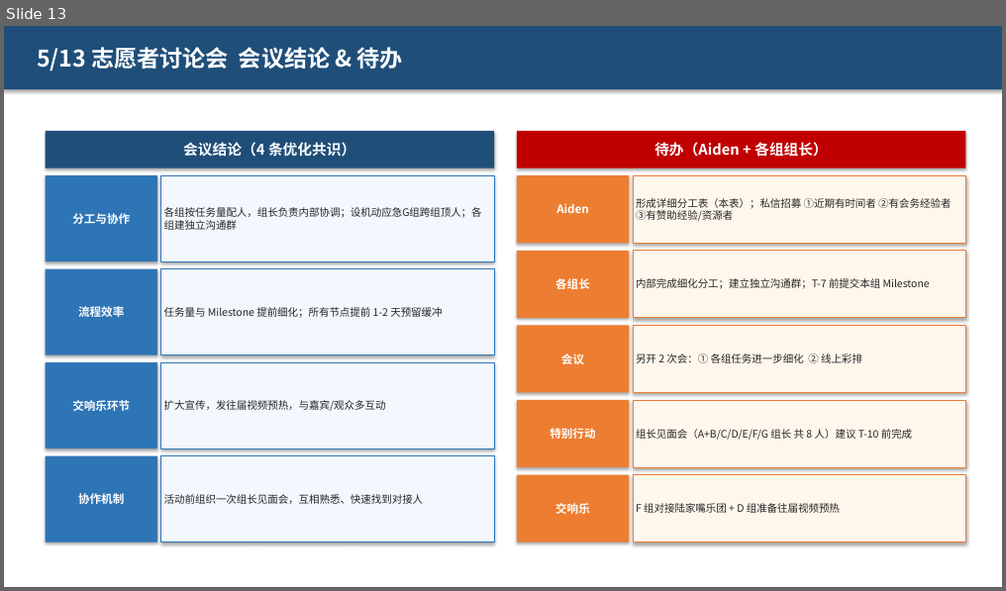
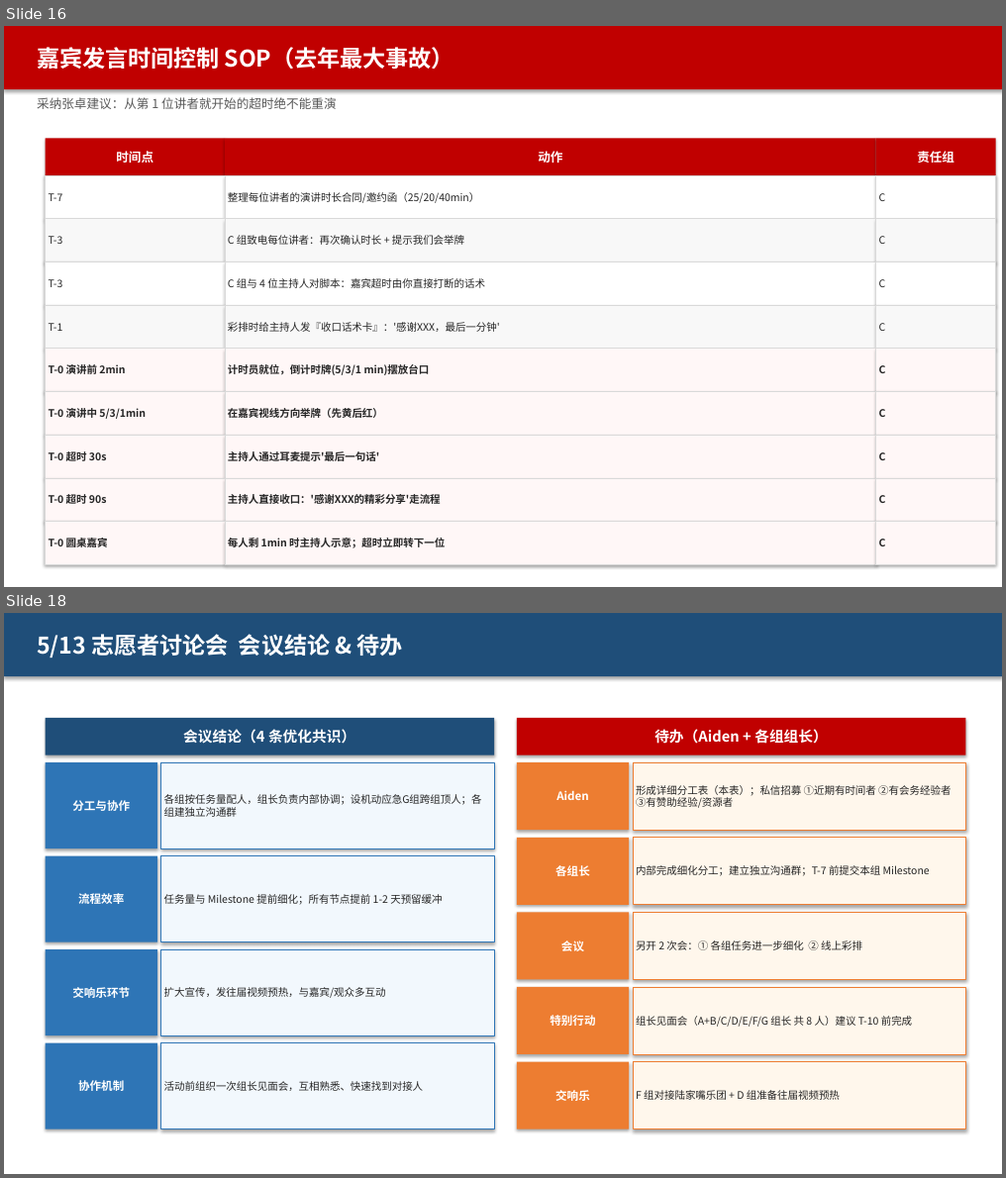
Before and after one commit to hujigang2010-maker/AIDEN, a slide deck: 2026峰会_志愿者分工方案.pptx. Shown one above the other, each under a label of ours: slide 13 before the commit, slides 16 and 18 after it; the slides between them are not shown. The pictures are 1006x591 and 1006x1178 pixels, drawn with LibreOffice and Linux fonts; fonts in the diff are those of the drawing. Boxes give left, top, right and bottom in pixels: in the first picture for what was removed or moved away, otherwise in the second. Text is boxed around its words. In the diff, an @@ line names an element or a change of style, - is before the commit and + after.

```diff
--- a/2026峰会_志愿者分工方案.pptx
+++ b/2026峰会_志愿者分工方案.pptx
@@ slide 16 added at [4, 26, 1002, 587], background #FFFFFF @@
@@ rectangle added at [4, 26, 1002, 89], fill #C00000 @@
@@ text added at [37, 47, 454, 69], 22 pt, text #FFFFFF, bold @@
+嘉宾发言时间控制 SOP（去年最大事故）
@@ text added at [37, 97, 336, 109], 12 pt, text #595959 @@
+采纳张卓建议：从第 1 位讲者就开始的超时绝不能重演
@@ rectangle added at [46, 138, 225, 175], fill #C00000, 12 pt, text #FFFFFF, bold @@
+时间点
@@ rectangle added at [225, 138, 876, 175], fill #C00000, 12 pt, text #FFFFFF, bold @@
+动作
@@ rectangle added at [876, 138, 996, 175], fill #C00000, 12 pt, text #FFFFFF, bold @@
+责任组
@@ rectangle added at [46, 175, 225, 219], fill #FFFFFF, outline #D9D9D9 0.75 pt, 10 pt, text #262626 @@
+T-7
@@ rectangle added at [225, 175, 876, 219], fill #FFFFFF, outline #D9D9D9 0.75 pt, 10 pt, text #262626 @@
+整理每位讲者的演讲时长合同/邀约函（25/20/40min）
@@ rectangle added at [876, 175, 996, 219], fill #FFFFFF, outline #D9D9D9 0.75 pt, 10 pt, text #262626 @@
+C
@@ rectangle added at [46, 219, 225, 263], fill #F8F8F8, outline #D9D9D9 0.75 pt, 10 pt, text #262626 @@
+T-3
@@ rectangle added at [225, 219, 876, 263], fill #F8F8F8, outline #D9D9D9 0.75 pt, 10 pt, text #262626 @@
+C 组致电每位讲者：再次确认时长 + 提示我们会举牌
@@ rectangle added at [876, 219, 996, 263], fill #F8F8F8, outline #D9D9D9 0.75 pt, 10 pt, text #262626 @@
+C
@@ rectangle added at [46, 263, 225, 306], fill #FFFFFF, outline #D9D9D9 0.75 pt, 10 pt, text #262626 @@
+T-3
@@ rectangle added at [225, 263, 876, 306], fill #FFFFFF, outline #D9D9D9 0.75 pt, 10 pt, text #262626 @@
+C 组与 4 位主持人对脚本：嘉宾超时由你直接打断的话术
@@ rectangle added at [876, 263, 996, 306], fill #FFFFFF, outline #D9D9D9 0.75 pt, 10 pt, text #262626 @@
+C
@@ rectangle added at [46, 305, 225, 349], fill #F8F8F8, outline #D9D9D9 0.75 pt, 10 pt, text #262626 @@
+T-1
@@ rectangle added at [225, 305, 876, 349], fill #F8F8F8, outline #D9D9D9 0.75 pt, 10 pt, text #262626 @@
+彩排时给主持人发『收口话术卡』：'感谢XXX，最后一分钟'
@@ rectangle added at [876, 305, 996, 349], fill #F8F8F8, outline #D9D9D9 0.75 pt, 10 pt, text #262626 @@
+C
@@ rectangle added at [46, 349, 225, 392], fill #FFF7F7, outline #D9D9D9 0.75 pt, 10 pt, text #262626, bold @@
+T-0 演讲前 2min
@@ rectangle added at [225, 349, 876, 392], fill #FFF7F7, outline #D9D9D9 0.75 pt, 10 pt, text #262626, bold @@
+计时员就位，倒计时牌(5/3/1 min)摆放台口
@@ rectangle added at [876, 349, 996, 392], fill #FFF7F7, outline #D9D9D9 0.75 pt, 10 pt, text #262626, bold @@
+C
@@ rectangle added at [46, 392, 225, 436], fill #FFF7F7, outline #D9D9D9 0.75 pt, 10 pt, text #262626, bold @@
+T-0 演讲中 5/3/1min
@@ rectangle added at [225, 392, 876, 436], fill #FFF7F7, outline #D9D9D9 0.75 pt, 10 pt, text #262626, bold @@
+在嘉宾视线方向举牌（先黄后红）
@@ rectangle added at [876, 392, 996, 436], fill #FFF7F7, outline #D9D9D9 0.75 pt, 10 pt, text #262626, bold @@
+C
@@ rectangle added at [46, 436, 225, 478], fill #FFF7F7, outline #D9D9D9 0.75 pt, 10 pt, text #262626, bold @@
+T-0 超时 30s
@@ rectangle added at [225, 436, 876, 478], fill #FFF7F7, outline #D9D9D9 0.75 pt, 10 pt, text #262626, bold @@
+主持人通过耳麦提示'最后一句话'
@@ rectangle added at [876, 436, 996, 478], fill #FFF7F7, outline #D9D9D9 0.75 pt, 10 pt, text #262626, bold @@
+C
@@ rectangle added at [46, 478, 225, 522], fill #FFF7F7, outline #D9D9D9 0.75 pt, 10 pt, text #262626, bold @@
+T-0 超时 90s
@@ rectangle added at [225, 478, 876, 522], fill #FFF7F7, outline #D9D9D9 0.75 pt, 10 pt, text #262626, bold @@
+主持人直接收口：'感谢XXX的精彩分享'走流程
@@ rectangle added at [876, 478, 996, 522], fill #FFF7F7, outline #D9D9D9 0.75 pt, 10 pt, text #262626, bold @@
+C
@@ rectangle added at [46, 522, 225, 565], fill #FFF7F7, outline #D9D9D9 0.75 pt, 10 pt, text #262626, bold @@
+T-0 圆桌嘉宾
@@ rectangle added at [225, 522, 876, 565], fill #FFF7F7, outline #D9D9D9 0.75 pt, 10 pt, text #262626, bold @@
+每人剩 1min 时主持人示意；超时立即转下一位
@@ rectangle added at [876, 522, 996, 565], fill #FFF7F7, outline #D9D9D9 0.75 pt, 10 pt, text #262626, bold @@
+C
@@ what was slide 13 is now slide 18 @@
```
Also in this commit, not shown: 3 slides changed, 4 other slides added, 2 other files.
